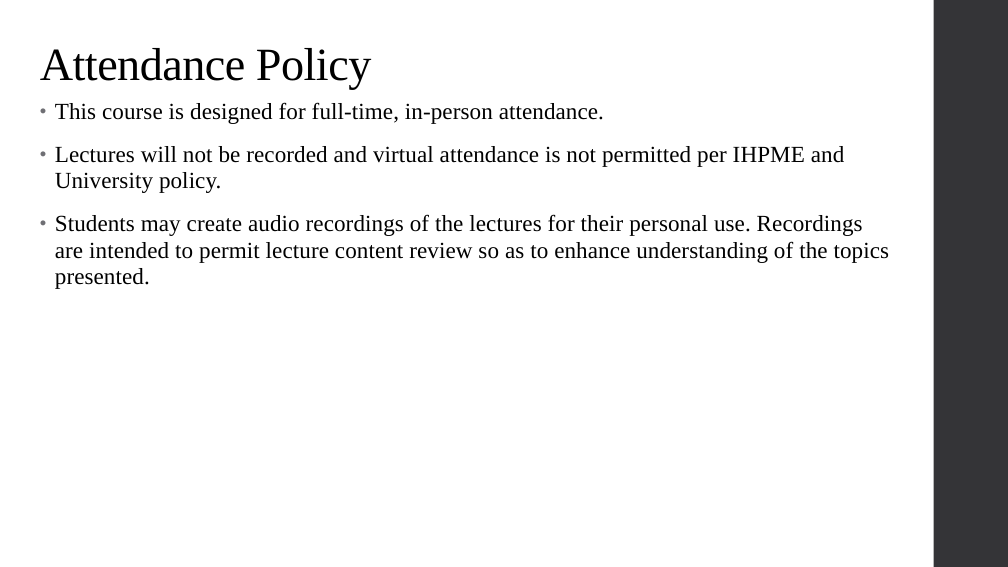
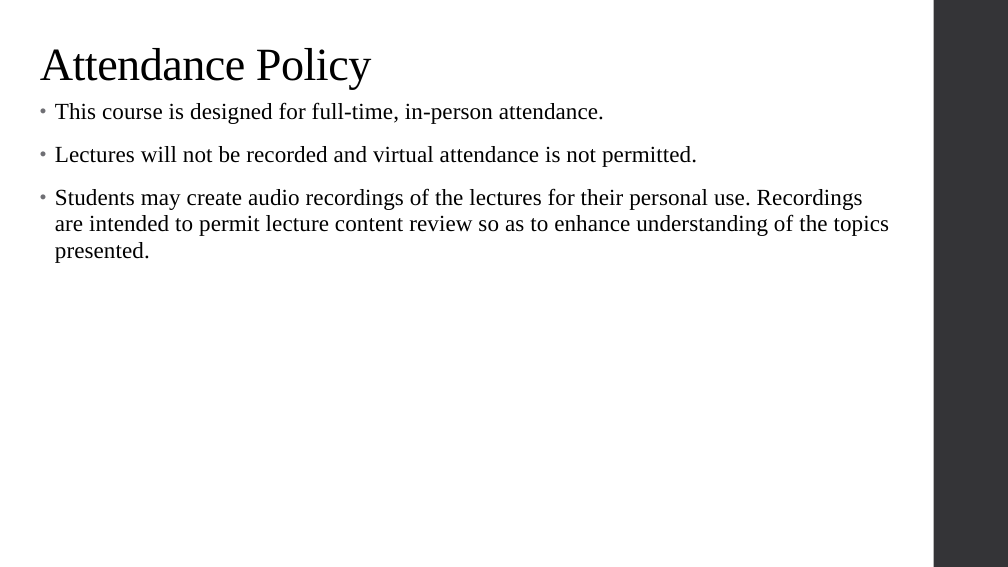
Before and after one commit to alex-hoagland/HAD5744, a slide deck: slide 16 of Lecture01_Introduction/Lecture1_Frameworks.pptx (slide 12 before the commit). Drawn at 1008x567 pixels with LibreOffice and Linux fonts; fonts in the diff are those of the drawing. Boxes give left, top, right and bottom in pixels: in the first picture for what was removed or moved away, otherwise in the second. Text is boxed around its words. In the diff, an @@ line names an element or a change of style, - is before the commit and + after.

```diff
--- a/Lecture01_Introduction/Lecture1_Frameworks.pptx
+++ b/Lecture01_Introduction/Lecture1_Frameworks.pptx
@@ text at (x1=55, y1=146, x2=697, y2=167): text changed @@
-• Lectures will not be recorded and virtual attendance is not permitted per IHPME and University policy.
+• Lectures will not be recorded and virtual attendance is not permitted.
```
Also in this commit, not shown: 14 other slides changed, 9 slides added, 4 slides removed, 1 other file.
